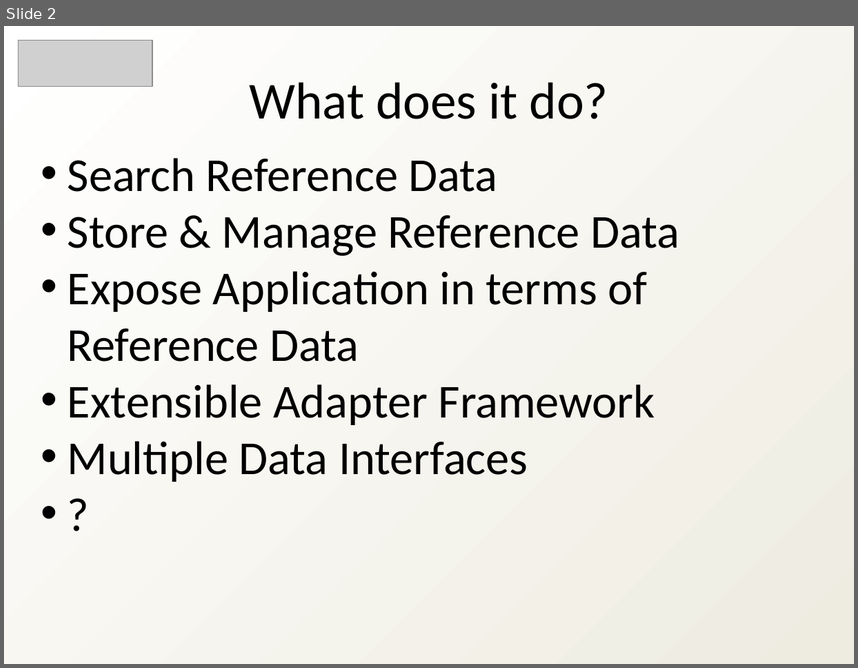
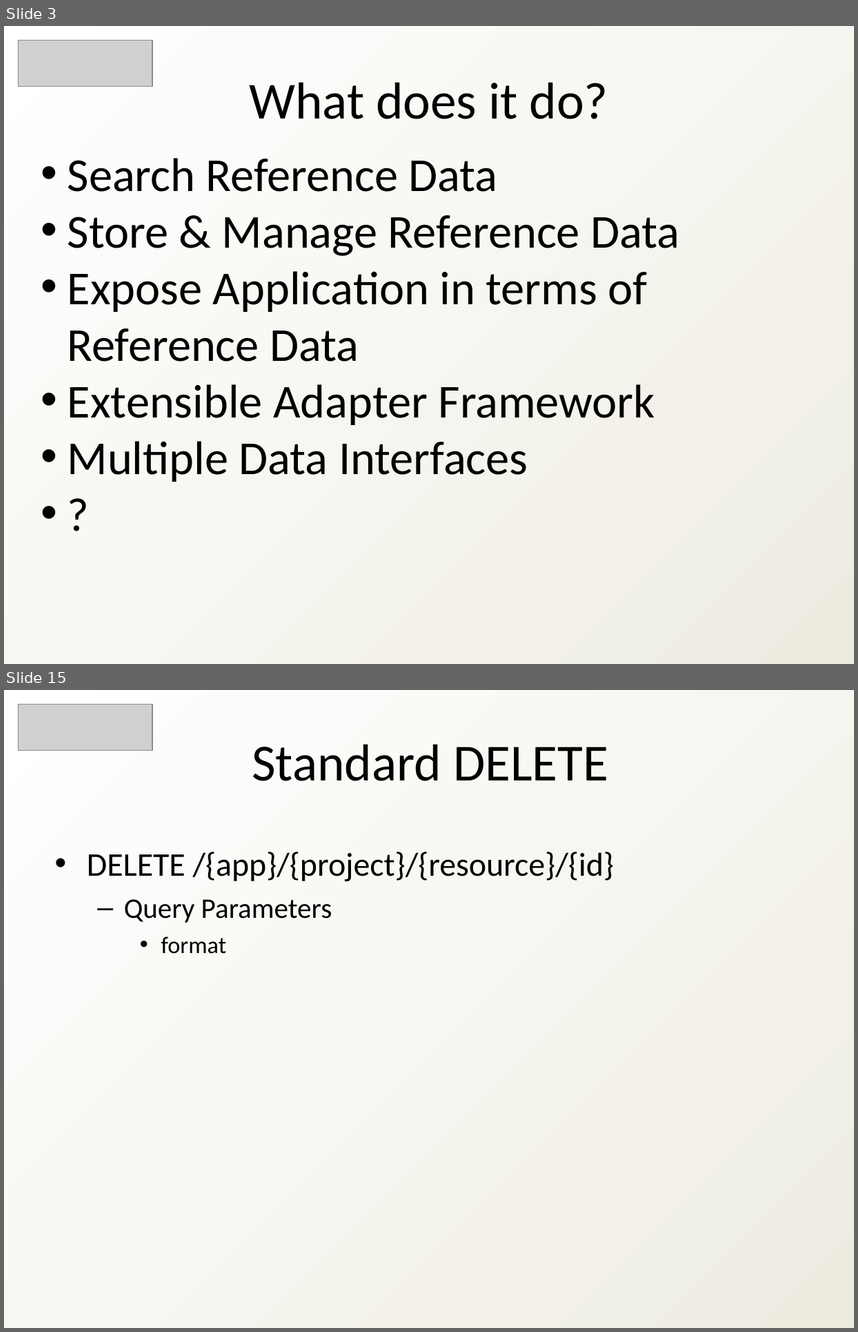
Before and after one commit to heyena/iring-tools, a slide deck: trunk/Documentation/iRINGTools_Overview_v2.1.0.ppt. Shown one above the other, each under a label of ours: slide 2 before the commit, slides 3 and 15 after it; the slides between them are not shown. The pictures are 858x668 and 858x1332 pixels, drawn with LibreOffice and Linux fonts; fonts in the diff are those of the drawing; grey boxes stand for pictures. Boxes give left, top, right and bottom in pixels: in the first picture for what was removed or moved away, otherwise in the second. Text is boxed around its words. In the diff, an @@ line names an element or a change of style, - is before the commit and + after.

```diff
--- a/trunk/Documentation/iRINGTools_Overview_v2.1.0.ppt
+++ b/trunk/Documentation/iRINGTools_Overview_v2.1.0.ppt
@@ slide 15 added at bbox=[4, 690, 854, 1328], background gradient #FFFFFF to #EEECE1 @@
@@ picture added at bbox=[18, 704, 153, 750] @@
@@ text added at bbox=[252, 744, 608, 781], 44 pt, text #000000 @@
+Standard DELETE
@@ text added at bbox=[87, 851, 614, 954], 28 pt, text #000000 @@
+• DELETE /{app}/{project}/{resource}/{id}
+  – Query Parameters
+    • format
@@ what was slide 2 is now slide 3 @@
```
Also in this commit, not shown: 2 slides changed, 17 other slides added, 17 slides removed, 1 other file.
